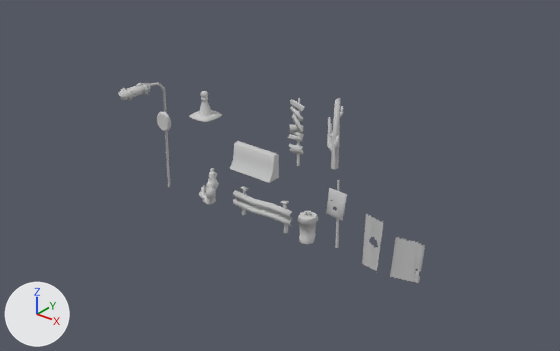
The FBX model Assets/Tokkun/Background/Desert/Props.FBX, before and after one commit.
Before and after are seen from a camera (50 mm lens) standing at (20.2, -20.6, 15.1) and looking at (4.6, -1.1, 3.0). The axes (+X, +Y, +Z) are drawn at lower left. The lights are the same throughout. Where no turn or scale is listed for an object, it has been applied to the vertices.

The first picture shows 'Cactus_A', 'Cactus_B', 'ConcreteBlock', 'Light', 'MetalPlate_A', 'MetalPlate_B', 'Panel_A', 'Panel_B', 'Plot', 'SidePanels', 'Trash'.
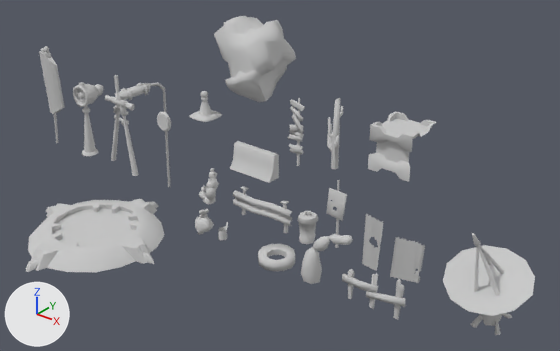
Boxes [x1, y1, x2, y2] around the edits, measured in the pictures (560 x 351 px):
'jumpPad', added: after [26, 199, 164, 273]
'Antenne', added: after [443, 233, 535, 335]
'Meteor', added: after [214, 16, 296, 102]
'Crate', added: after [368, 111, 437, 182]
'Fence', added: after [342, 269, 406, 320]
'Panel_C', added: after [39, 46, 64, 143]
'Cactus_C', added: after [301, 234, 353, 284]
'Eolienne', added: after [73, 82, 104, 156]
'ZipWireAttach', added: after [105, 75, 139, 176]
'Tire', added: after [258, 244, 295, 271]
'TrashBag', added: after [195, 208, 214, 235]
'Converve', added: after [218, 222, 228, 241]

The change in detail:
Mesh me_mesh_017 is new.
It has 249 vertices, 204 faces and spans x -3.18..3.18, y -3.18..3.18, z -0.23..0.28.
It uses material mat_propsatlas (light grey #cacaca).
Mesh me_mesh_019 is new.
It has 83 vertices, 80 faces and spans x -0.24..0.86, y -0.18..0.18, z -0.03..4.83.
It uses material mat_propsatlas (light grey #cacaca).
Mesh me_mesh_016 is new.
It has 295 vertices, 240 faces and spans x -1.14..1.13, y -0.36..0.34, z 0.17..4.59.
It uses material mat_propsatlas (light grey #cacaca).
Mesh me_mesh_020 is new.
It has 206 vertices, 134 faces and spans x -1.42..1.42, y -1.22..1.22, z -0.01..3.4.
It uses material mat_propsatlas (light grey #cacaca).
Mesh me_mesh_014 is new.
It has 168 vertices, 299 faces and spans x -1.66..1.26, y -1.3..1.33, z -0.3..2.63.
It uses material mat_propsatlas (light grey #cacaca).
Mesh me_mesh_021 is new.
It has 37 vertices, 31 faces and spans x -0.244..0.244, y -0.178..0.178, z -0.09..0.673.
It uses material mat_propsatlas (light grey #cacaca).
Mesh me_mesh_011 is new.
It has 60 vertices, 57 faces and spans x -1.2..1.2, y -0.14..0.14, z -0.1..1.41.
It uses material mat_propsatlas (light grey #cacaca).
Mesh me_mesh_015 is new.
It has 48 vertices, 48 faces and spans x -0.688..0.688, y -0.673..0.673, z -0.175..0.175.
It uses material mat_propsatlas (light grey #cacaca).
Mesh me_mesh_018 is new.
It has 201 vertices, 180 faces and spans x -0.5..0.5, y -0.43..1.01, z -0.01..3.57.
It uses material mat_propsatlas (light grey #cacaca).
Mesh me_mesh_013 is new.
It has 69 vertices, 74 faces and spans x -0.41..1.58, y -0.49..0.21, z -0.02..2.25.
It uses material mat_propsatlas (light grey #cacaca).
Mesh me_mesh_022 is new.
It has 117 vertices, 194 faces and spans x -0.399..0.399, y -0.327..0.327, z -0.159..0.878.
It uses material mat_propsatlas (light grey #cacaca).
Mesh me_mesh_012 is new.
It has 74 vertices, 64 faces and spans x -0.79..0.79, y -0.79..0.79, z -0.79..0.79.
It uses material mat_propsatlas (light grey #cacaca).
Object 'jumpPad' (ob_jumppad) is new; it shows me_mesh_017.
Its location is (-1.43, -4.77, 0.22).
Object 'Panel_C' (ob_panel_c) is new; it shows me_mesh_019.
Its location is (-10.11, -0.06, -0.02).
Object 'ZipWireAttach' (ob_zipwireattach) is new; it shows me_mesh_016.
Its location is (-5.35, 0.02, -0.19).
Object 'Antenne' (ob_antenne) is new; it shows me_mesh_020.
Its location is (12.59, -0.7, 0.0).
Object 'Meteor' (ob_meteor) is new; it shows me_mesh_014.
Its location is (1.87, 0.88, 5.17).
Object 'Converve' (ob_converve) is new; it shows me_mesh_021.
Its location is (2.46, -1.79, 0.0).
Object 'Fence' (ob_fence) is new; it shows me_mesh_011.
Its location is (9.38, -2.11, 0.0).
Object 'Tire' (ob_tire) is new; it shows me_mesh_015.
Its location is (5.09, -1.85, 0.15).
Object 'Eolienne' (ob_eolienne) is new; it shows me_mesh_018.
Its location is (-7.77, 0.09, 0.0).
Object 'Cactus_C' (ob_cactus_c) is new; it shows me_mesh_013.
Its location is (6.75, -1.84, 0.0).
Object 'TrashBag' (ob_trashbag) is new; it shows me_mesh_022.
Its location is (1.41, -1.81, 0.0).
Object 'Crate' (ob_crate) is new; it shows me_mesh_012.
Its location is (8.58, 0.47, 4.72).
